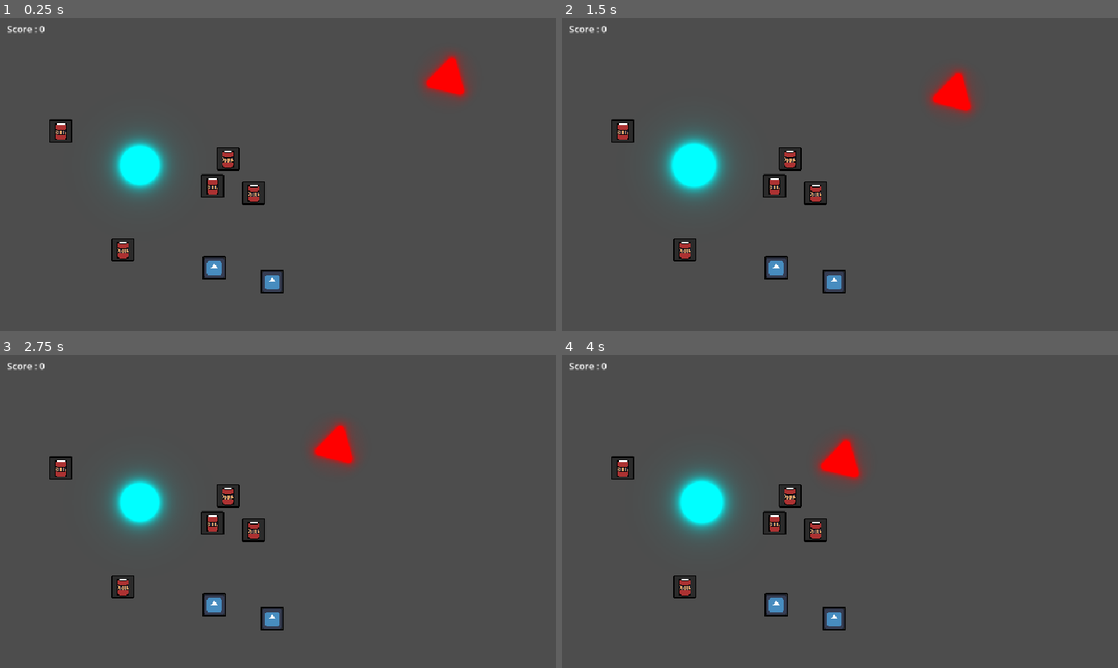
Above: before the commit, frames 1-4 (two rows, left to right).
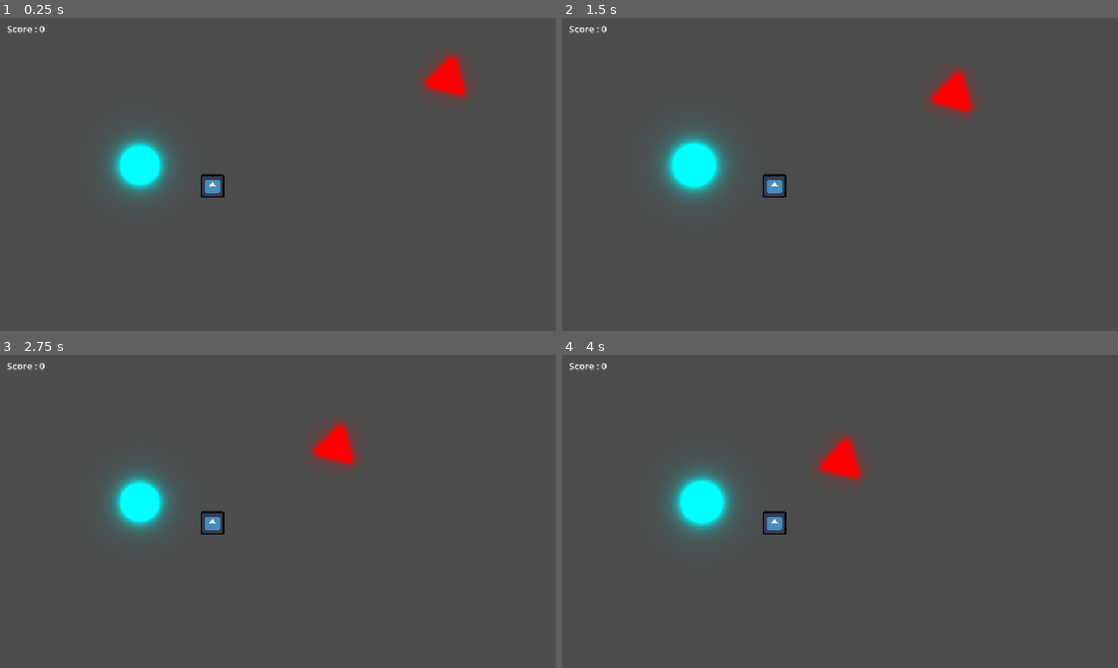
Above: after the commit, the same moments.

Repository: loco-choco/quantux-ui-experiment
Game: Godot game, scene res://main.tscn
The game is run twice, just before and just after one commit, with the same random seed, the same clock (stepped at 60 frames per second) and the same inputs. The engine's default icon, where the game draws it, is replaced by a stand-in: a white triangle on a blue panel in a dark square.
Inputs (mouse positions are in pixels of both pictures, inside the frame that each line leads up to):
- Up to frame 1 (0.25 s): no input
- Up to frame 2 (1.5 s): move the mouse to (962, 158) at 0.52 s; tap E (pickup_item) at 0.6 s; click (962, 158) at 0.67 s; move the mouse to (728, 190) at 1.27 s; tap Left (player_move_x_neg) at 1.35 s; click (728, 190) at 1.42 s
- Up to frame 3 (2.75 s): move the mouse to (333, 442) at 2.02 s; tap Right (player_move_x_pos) at 2.1 s; click (333, 442) at 2.17 s
- Up to frame 4 (4 s): move the mouse to (812, 574) at 2.77 s; tap Up (player_move_y_neg) at 2.85 s; click (812, 574) at 2.92 s; move the mouse to (1006, 558) at 3.52 s; tap Down (player_move_y_pos) at 3.6 s; click (1006, 558) at 3.67 s

The runs differ from the first frame. In frame 1, 1.9% of the frame differs, in the area x 8-51%, y 32-88%; in frame 2, 1.9%; in frame 3, 1.9%; in frame 4, 1.9%.

Commit message:
changed from tags and options system to a properties system

Diff:
--- a/inventories/grid/filtered_inventory_slot.gd
+++ b/inventories/grid/filtered_inventory_slot.gd
@@ -2,10 +2,10 @@
 
 @onready var refuse : Control = $%Refused
 
-@export var filter_tag : String
+@export var filter_item_property : String
 
 func allowed_item(item: InventoryItem) -> bool:
-	return item.data.tags.has(filter_tag)
+	return item.data.get_property(filter_item_property) != null
 
 func _can_have_item(item: InventoryItem) -> bool:
 	return super._can_have_item(item) and allowed_item(item)
--- a/inventories/grid/inventory.gd
+++ b/inventories/grid/inventory.gd
@@ -96,7 +96,6 @@
 	inventory_item_popup_parent.add_child(item_popup)
 
 func _on_item_popup_selected_option(slot: InventorySlot, item: InventoryItem,\
-									option: String) -> void:
+									option: ItemProperty) -> void:
 	slot.grab_focus()
-	if option == "drop":
-		drop_item_from_slot(item, slot)
+	option.use_property(self, slot, item)
--- a/inventories/grid/inventory.tscn
+++ b/inventories/grid/inventory.tscn
@@ -95,7 +95,7 @@
 [node name="ShieldSlot" parent="PanelContainer/MarginContainer/HBoxContainer/Equipment2/AspectRatioContainer2/PanelContainer2" instance=ExtResource("3_07exs")]
 unique_name_in_owner = true
 layout_mode = 2
-filter_tag = "shield"
+filter_item_property = ""
 infinity_size = true
 
 [node name="AspectRatioContainer" type="AspectRatioContainer" parent="PanelContainer/MarginContainer/HBoxContainer/Equipment2"]
@@ -112,7 +112,7 @@
 [node name="WeaponSlot" parent="PanelContainer/MarginContainer/HBoxContainer/Equipment2/AspectRatioContainer/PanelContainer" instance=ExtResource("3_07exs")]
 unique_name_in_owner = true
 layout_mode = 2
-filter_tag = "weapon"
+filter_item_property = ""
 infinity_size = true
 
 [node name="AspectRatioContainer3" type="AspectRatioContainer" parent="PanelContainer/MarginContainer/HBoxContainer/Equipment2"]
@@ -129,7 +129,7 @@
 [node name="SideWeaponSlot" parent="PanelContainer/MarginContainer/HBoxContainer/Equipment2/AspectRatioContainer3/PanelContainer3" instance=ExtResource("3_07exs")]
 unique_name_in_owner = true
 layout_mode = 2
-filter_tag = "weapon"
+filter_item_property = ""
 infinity_size = true
 
 [node name="HSeparator" type="HSeparator" parent="PanelContainer/MarginContainer/HBoxContainer/Equipment2"]
--- /dev/null
+++ b/items/droppable.gd
@@ -0,0 +1,5 @@
+class_name DroppableItemProperty extends ItemProperty
+
+func use_property(inventory: Inventory, slot: InventorySlot,\
+				  item: InventoryItem) -> void:
+	inventory.drop_item_from_slot(item, slot)
--- a/items/inventory_item.tscn
+++ b/items/inventory_item.tscn
@@ -1,8 +1,6 @@
-[gd_scene load_steps=8 format=3 uid="uid://bondeddh1fui1"]
+[gd_scene load_steps=6 format=3 uid="uid://bondeddh1fui1"]
 
 [ext_resource type="Script" uid="uid://d3ok17le3eh7v" path="res://items/inventory_item.gd" id="1_7uw6o"]
-[ext_resource type="Texture2D" uid="uid://c4ovb6eqsu04x" path="res://items/item.png" id="1_pj3yu"]
-[ext_resource type="Resource" uid="uid://bn4doka08j5ua" path="res://items/soup_item.tres" id="2_v7vax"]
 
 [sub_resource type="StyleBoxEmpty" id="StyleBoxEmpty_v7vax"]
 
@@ -45,7 +43,6 @@
 
 [node name="InventoryItem" type="Node2D"]
 script = ExtResource("1_7uw6o")
-data = ExtResource("2_v7vax")
 
 [node name="Item" type="PanelContainer" parent="."]
 unique_name_in_owner = true
@@ -90,5 +87,4 @@
 texture_filter = 1
 layout_mode = 2
 mouse_filter = 2
-texture = ExtResource("1_pj3yu")
 expand_mode = 1
--- a/items/inventory_item_option.gd
+++ b/items/inventory_item_option.gd
@@ -3,14 +3,14 @@
 @onready var selected = $%Selected
 @onready var label = $%Label
 
-@export var option_data : String = ""
+@export var option_data : ItemProperty
 
 signal lost_focus()
-signal option_selected(option_data: String)
+signal option_selected(option_data: ItemProperty)
 
 func _ready() -> void:
 	if option_data:
-		label.set_text(option_data)
+		label.set_text(option_data.resource_name)
 
 func _notification(what):
 	if what == NOTIFICATION_MOUSE_ENTER_SELF:
--- a/items/inventory_item_options_popup.gd
+++ b/items/inventory_item_options_popup.gd
@@ -1,6 +1,6 @@
 class_name InventoryItemOptionsPopup extends PanelContainer
 
-signal selected_option(slot: InventorySlot, item: InventoryItem, option: String)
+signal selected_option(slot: InventorySlot, item: InventoryItem, option: ItemProperty)
 
 @onready var options_list: VBoxContainer = $%OptionsList
 @export var item_option_scene : PackedScene
@@ -18,18 +18,21 @@
 	if not get_viewport_rect().encloses(Rect2(pos, size)):
 		pos = slot_rec.position - Vector2(size.x, 0)
 	global_position = pos
-	(options_list.get_child(0) as Control).grab_focus()
+	## Grab focus on the first entry of the popup list
+	if options_list.get_child_count() > 0:
+		var first_child: Control = options_list.get_child(0)
+		first_child.grab_focus()
 
 func _set_item() -> void:
-	for option : String in item.data.options:
+	for property : ItemProperty in item.data.properties:
 		var item_option : InventoryItemOption = item_option_scene.instantiate()
-		item_option.option_data = option
+		item_option.option_data = property
 		item_option.lost_focus.connect(_on_option_lost_focus)
 		item_option.option_selected.connect(_on_option_selected)
 		options_list.add_child(item_option)
 
-func _on_option_selected(_option_data: String) -> void:
-	selected_option.emit(slot, item, _option_data)
+func _on_option_selected(option_data: ItemProperty) -> void:
+	selected_option.emit(slot, item, option_data)
 	queue_free()
 
 func _on_option_lost_focus() -> void:
--- a/items/item.tscn
+++ b/items/item.tscn
@@ -1,6 +1,7 @@
-[gd_scene load_steps=11 format=3 uid="uid://dfa3nrjnhe3mt"]
+[gd_scene load_steps=12 format=3 uid="uid://dfa3nrjnhe3mt"]
 
 [ext_resource type="Script" uid="uid://ck4ylmuc6egep" path="res://items/item.gd" id="1_kg5e7"]
+[ext_resource type="Script" uid="uid://cno3dtxvobxyw" path="res://items/item_properties.gd" id="2_881i2"]
 [ext_resource type="Script" uid="uid://dnhj6mns60i8v" path="res://items/item_data.gd" id="2_cd4ji"]
 [ext_resource type="Texture2D" uid="uid://bidf8wxw1wkkp" path="res://icon.svg" id="3_cd4ji"]
 [ext_resource type="Script" uid="uid://dr35ee7tniemq" path="res://items/item_interact_collider.gd" id="4_88lpn"]
--- a/items/item_data.gd
+++ b/items/item_data.gd
@@ -4,14 +4,10 @@
 @export var texture: Texture2D
 @export var dimensions: Vector2i
 
-@export var additional_tags: PackedStringArray
+@export var properties: Array[ItemProperty]
 
-var tags: PackedStringArray:
-	get():
-		return additional_tags
-
-@export var additional_options: PackedStringArray = ["drop"]
-
-var options: PackedStringArray:
-	get():
-		return additional_options
+func get_property(propertyClass : String) -> ItemProperty:
+	for p : ItemProperty in properties:
+		if p.is_class(propertyClass):
+			return p
+	return null
--- /dev/null
+++ b/items/item_properties.gd
@@ -0,0 +1,6 @@
+@abstract
+class_name ItemProperty extends Resource
+
+@abstract
+func use_property(_inventory: Inventory, _slot: InventorySlot,\
+				  _item: InventoryItem) -> void
--- a/items/soup_item.tres
+++ b/items/soup_item.tres
@@ -1,12 +1,17 @@
-[gd_resource type="Resource" script_class="ItemData" load_steps=3 format=3 uid="uid://bn4doka08j5ua"]
+[gd_resource type="Resource" script_class="ItemData" load_steps=5 format=3 uid="uid://bn4doka08j5ua"]
 
 [ext_resource type="Script" uid="uid://dnhj6mns60i8v" path="res://items/item_data.gd" id="1_00e3n"]
 [ext_resource type="Texture2D" uid="uid://c4ovb6eqsu04x" path="res://items/item.png" id="2_j5jae"]
+[ext_resource type="Script" uid="uid://bwu2eys7vapgl" path="res://items/droppable.gd" id="2_o5msq"]
+
+[sub_resource type="Resource" id="Resource_j5jae"]
+script = ExtResource("2_o5msq")
+metadata/_custom_type_script = "uid://bwu2eys7vapgl"
 
 [resource]
 script = ExtResource("1_00e3n")
 name = "SOUP"
 texture = ExtResource("2_j5jae")
 dimensions = Vector2i(1, 2)
-additional_tags = PackedStringArray("shield")
+properties = Array[Object]([SubResource("Resource_j5jae")])
 metadata/_custom_type_script = "uid://dnhj6mns60i8v"
--- a/main.tscn
+++ b/main.tscn
@@ -1,22 +1,12 @@
-[gd_scene load_steps=12 format=3 uid="uid://dy7fc8q4jmtgw"]
+[gd_scene load_steps=8 format=3 uid="uid://dy7fc8q4jmtgw"]
 
 [ext_resource type="Script" uid="uid://d0lfe13c8lca8" path="res://main.gd" id="1_272bh"]
 [ext_resource type="PackedScene" uid="uid://cg55uk4s6qv0g" path="res://player.tscn" id="1_ig7tw"]
 [ext_resource type="PackedScene" uid="uid://dfa3nrjnhe3mt" path="res://items/item.tscn" id="2_0xm2m"]
 [ext_resource type="Script" uid="uid://d0b7g03iss0pa" path="res://hud.gd" id="3_1bvp3"]
 [ext_resource type="PackedScene" uid="uid://btu4ox8a5nhsk" path="res://inventories/grid/inventory.tscn" id="4_lquwl"]
-[ext_resource type="Resource" uid="uid://bn4doka08j5ua" path="res://items/soup_item.tres" id="6_5vw27"]
 [ext_resource type="PackedScene" uid="uid://bnq00287k1il2" path="res://gameplay/enemy.tscn" id="6_7mycd"]
-[ext_resource type="Script" uid="uid://dnhj6mns60i8v" path="res://items/item_data.gd" id="7_4c57u"]
 [ext_resource type="PackedScene" uid="uid://c45awuou43skt" path="res://gameplay/bullet.tscn" id="8_5vw27"]
-[ext_resource type="Texture2D" uid="uid://bidf8wxw1wkkp" path="res://icon.svg" id="8_efxa6"]
-
-[sub_resource type="Resource" id="Resource_dg77c"]
-script = ExtResource("7_4c57u")
-name = "GODOT"
-texture = ExtResource("8_efxa6")
-dimensions = Vector2i(3, 2)
-metadata/_custom_type_script = "uid://dnhj6mns60i8v"
 
 [node name="Main" type="Node2D"]
 script = ExtResource("1_272bh")
@@ -40,35 +30,9 @@
 [node name="Inventory" parent="HUD" instance=ExtResource("4_lquwl")]
 unique_name_in_owner = true
 visible = false
-item_scene = ExtResource("2_0xm2m")
 
 [node name="Item" parent="." instance=ExtResource("2_0xm2m")]
 position = Vector2(367, 290)
-item_data = ExtResource("6_5vw27")
-
-[node name="Item2" parent="." instance=ExtResource("2_0xm2m")]
-position = Vector2(394, 243)
-item_data = ExtResource("6_5vw27")
-
-[node name="Item6" parent="." instance=ExtResource("2_0xm2m")]
-position = Vector2(470, 455)
-item_data = SubResource("Resource_dg77c")
-
-[node name="Item3" parent="." instance=ExtResource("2_0xm2m")]
-position = Vector2(212, 400)
-item_data = ExtResource("6_5vw27")
-
-[node name="Item7" parent="." instance=ExtResource("2_0xm2m")]
-position = Vector2(370, 431)
-item_data = SubResource("Resource_dg77c")
-
-[node name="Item4" parent="." instance=ExtResource("2_0xm2m")]
-position = Vector2(438, 302)
-item_data = ExtResource("6_5vw27")
-
-[node name="Item5" parent="." instance=ExtResource("2_0xm2m")]
-position = Vector2(105, 195)
-item_data = ExtResource("6_5vw27")
 
 [node name="Enemy1" parent="." instance=ExtResource("6_7mycd")]
 position = Vector2(792, 99)
Not shown, added: items/droppable.gd.uid
Not shown, added: items/item_properties.gd.uid
